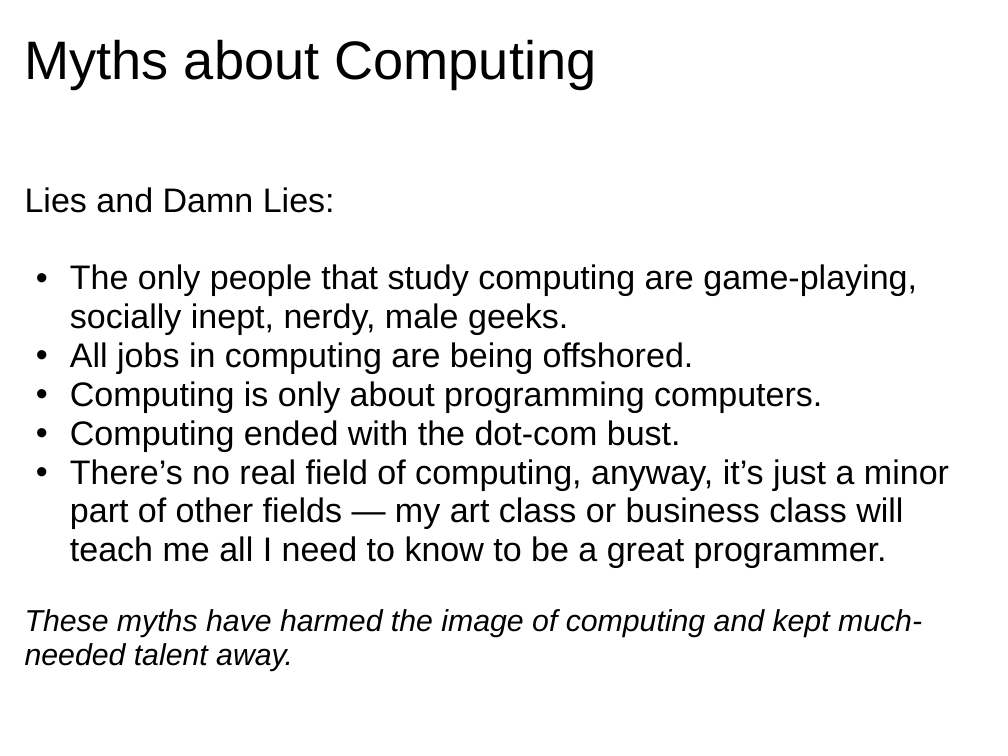
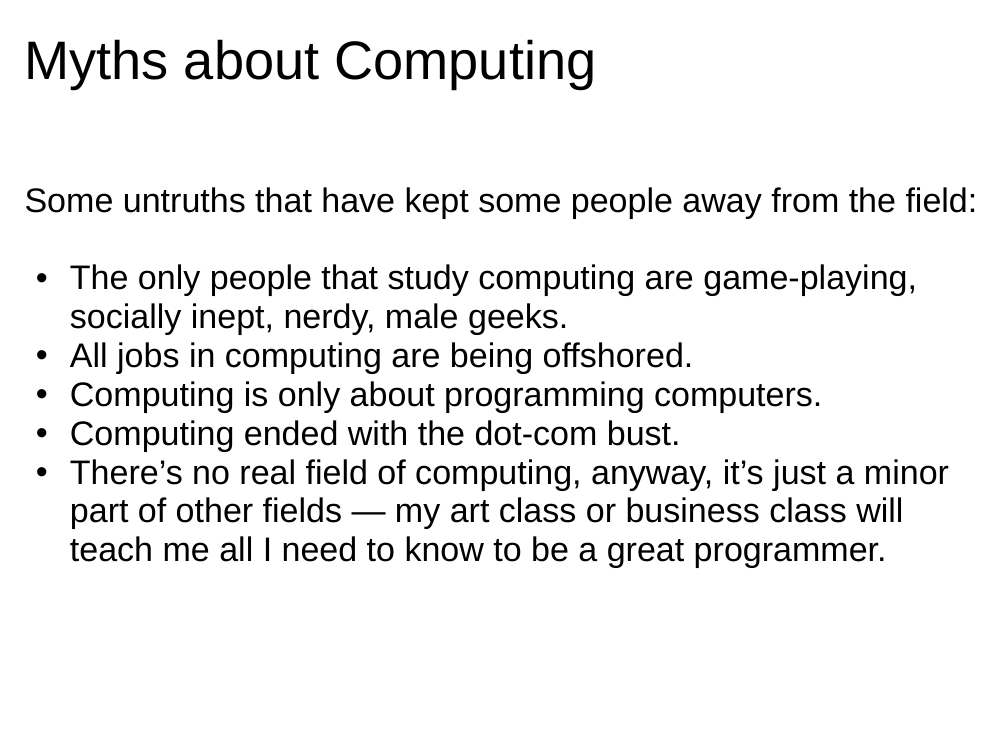
Before and after one commit to dondi/javascript-book, a slide deck: slide 12 of presentations/Chapter_1_Presentation.ppt. Drawn at 1008x756 pixels with LibreOffice and Linux fonts; fonts in the diff are those of the drawing; background and template pictures are left out. Boxes give left, top, right and bottom in pixels: in the first picture for what was removed or moved away, otherwise in the second. Text is boxed around its words. In the diff, an @@ line names an element or a change of style, - is before the commit and + after.

```diff
--- a/presentations/Chapter_1_Presentation.ppt
+++ b/presentations/Chapter_1_Presentation.ppt
@@ text at [25, 187, 978, 219]: text changed @@
-Lies and Damn Lies:
+Some untruths that have kept some people away from the field:
@@ text at [25, 609, 922, 672]: paragraph removed @@
-These myths have harmed the image of computing and kept much-needed talent away.
```
Also in this commit, not shown: 1 slide added, 3 other files.
